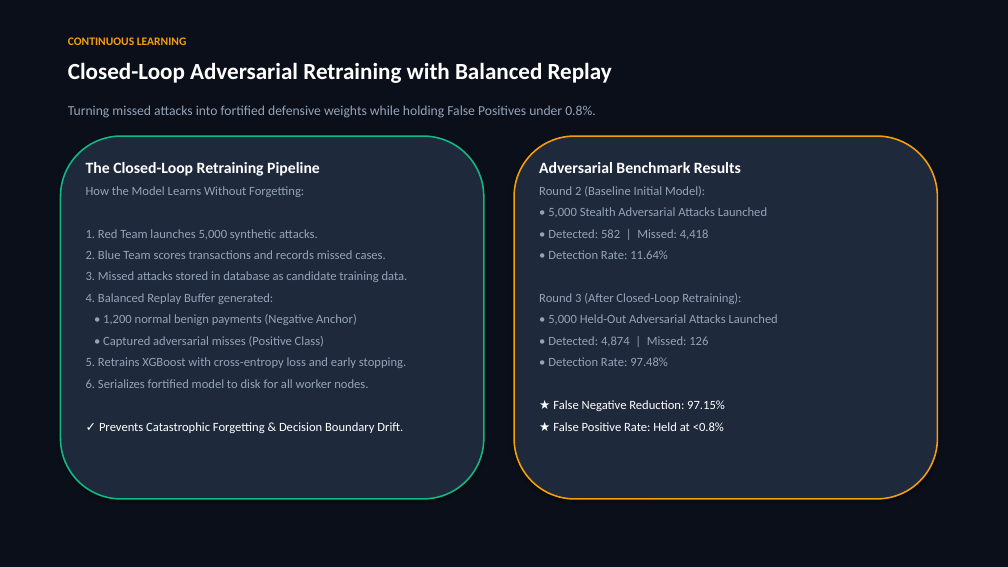
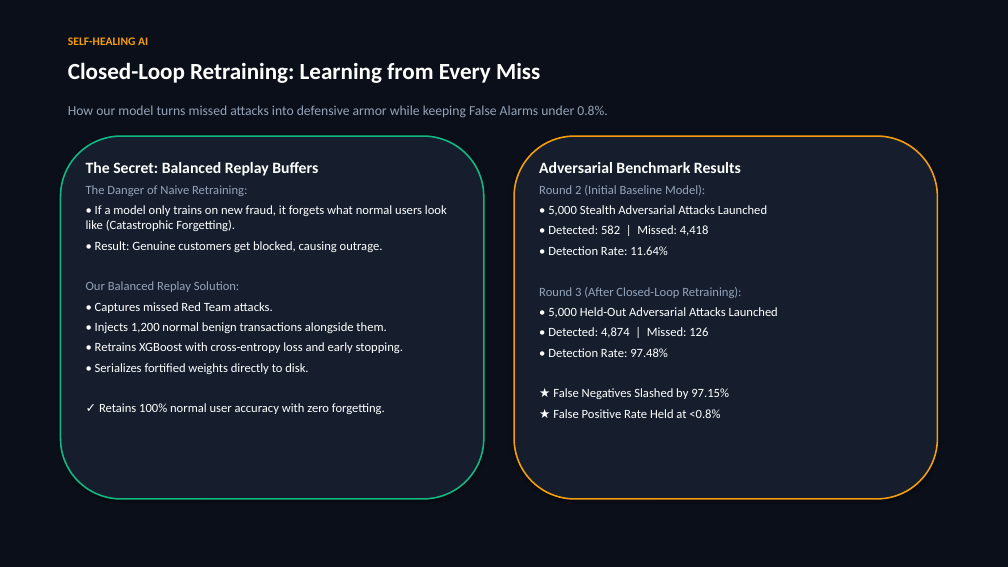
Before and after one commit to Abhay-s-8/defense, a slide deck: slide 9 of docs/AI_Defense_Lab_Presentation.pptx. Drawn at 1008x567 pixels with LibreOffice and Linux fonts; fonts in the diff are those of the drawing. Boxes give left, top, right and bottom in pixels: in the first picture for what was removed or moved away, otherwise in the second. Text is boxed around its words. In the diff, an @@ line names an element or a change of style, - is before the commit and + after.

```diff
--- a/docs/AI_Defense_Lab_Presentation.pptx
+++ b/docs/AI_Defense_Lab_Presentation.pptx
@@ text at box(68, 37, 148, 45): text changed @@
-CONTINUOUS LEARNING
+SELF-HEALING AI
@@ text at box(68, 62, 540, 83): text changed @@
-Closed-Loop Adversarial Retraining with Balanced Replay
+Closed-Loop Retraining: Learning from Every Miss
@@ text at box(68, 105, 607, 118): text changed @@
-Turning missed attacks into fortified defensive weights while holding False Positives under 0.8%.
+How our model turns missed attacks into defensive armor while keeping False Alarms under 0.8%.
@@ rounded rectangle "The Secret: Balanced Replay Buffers" at box(60, 136, 484, 499): fill #1E293B to #161E2E @@
@@ rounded rectangle "Adversarial Benchmark Results" at box(514, 136, 938, 499): fill #1E293B to #161E2E @@
@@ text in rounded rectangle at box(86, 162, 447, 414): text changed; text colour #94A3B8 to #FFFFFF @@
-The Closed-Loop Retraining Pipeline
-How the Model Learns Without Forgetting:
-1. Red Team launches 5,000 synthetic attacks.
-2. Blue Team scores transactions and records missed cases.
-3. Missed attacks stored in database as candidate training data.
-4. Balanced Replay Buffer generated:
-• 1,200 normal benign payments (Negative Anchor)
-• Captured adversarial misses (Positive Class)
-5. Retrains XGBoost with cross-entropy loss and early stopping.
-6. Serializes fortified model to disk for all worker nodes.
-✓ Prevents Catastrophic Forgetting & Decision Boundary Drift.
+The Secret: Balanced Replay Buffers
+The Danger of Naive Retraining:
+• If a model only trains on new fraud, it forgets what normal users look like (Catastrophic Forgetting).
+• Result: Genuine customers get blocked, causing outrage.
+Our Balanced Replay Solution:
+• Captures missed Red Team attacks.
+• Injects 1,200 normal benign transactions alongside them.
+• Retrains XGBoost with cross-entropy loss and early stopping.
+• Serializes fortified weights directly to disk.
+✓ Retains 100% normal user accuracy with zero forgetting.
@@ text in rounded rectangle at box(539, 185, 705, 196): text changed @@
-Round 2 (Baseline Initial Model):
+Round 2 (Initial Baseline Model):
@@ text in rounded rectangle at box(539, 205, 778, 357): text colour #94A3B8 to #FFFFFF in "• 5,000 Stealth Adversarial Attacks Launched", "• Detected: 582 | Missed: 4,418", "• Detection Rate: 11.64%", "• 5,000 Held-Out Adversarial Attacks Launched" and 2 more places; less space between paragraphs @@
@@ text in rounded rectangle at box(553, 388, 729, 418): text changed @@
-★ False Negative Reduction: 97.15%
-★ False Positive Rate: Held at <0.8%
+★ False Negatives Slashed by 97.15%
+★ False Positive Rate Held at <0.8%
```
Also in this commit, not shown: 10 other slides changed, 1 slide added, 1 slide removed, 2 other files.
